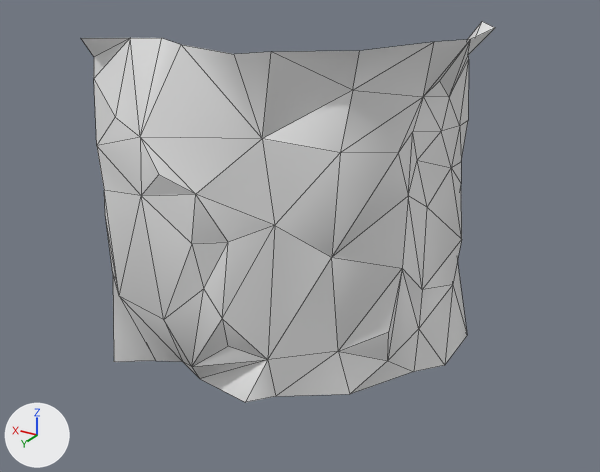
The glTF model Rogue-Robots/Assets/Models/ModularBlocks/CornerWall1_Col.gltf, before and after one commit.
One viewpoint serves both versions: a 50 mm camera at (-5.76, 9.69, 6.94) aimed at (-0.15, 0.35, 2.27). The axes (+X, +Y, +Z) are drawn at lower left. The lights are the same throughout. Mesh edges are drawn as thin lines. Vertices at the same position are counted once.

In view in the first picture: 'CornerWall1_Col'.
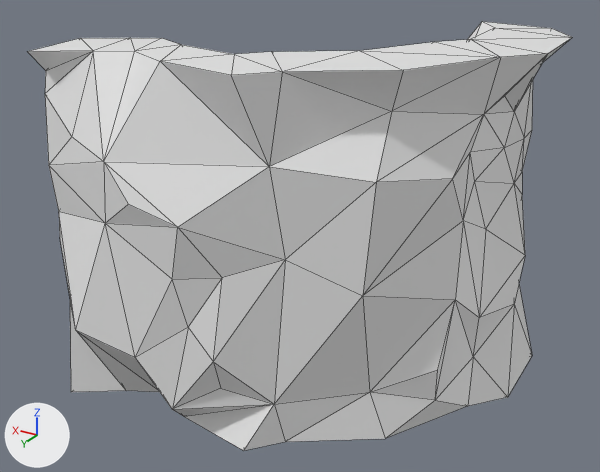
Location of each change, [x1, y1, x2, y2] in pixels of the pictures (600 x 472 px):
'CornerWall1_Col', reshaped (32% wider, 13% taller)
    before: [81, 22, 495, 402]
    after: [27, 21, 572, 451]
part 1 of me_scene_003, added
    after: [27, 21, 572, 451]

The edits, one by one:
me_scene_003 is used by ob_cornerwall1_col; location (0.0, 0.0, 0.0).
me_scene_003 had 73 vertices, 110 faces and spanned x -1.97..2.5, y -2.5..1.89, z 0.0..5.0.
me_scene_003 now has 146 vertices, 288 faces and spans x -3.08..2.5, y -2.57..2.9, z -0.02..5.0.
Part 1, on me_scene_003:
73 vertices are added at x -3.08..2.49, y -2.57..2.9, z -0.02..4.98.
178 new faces join them.
